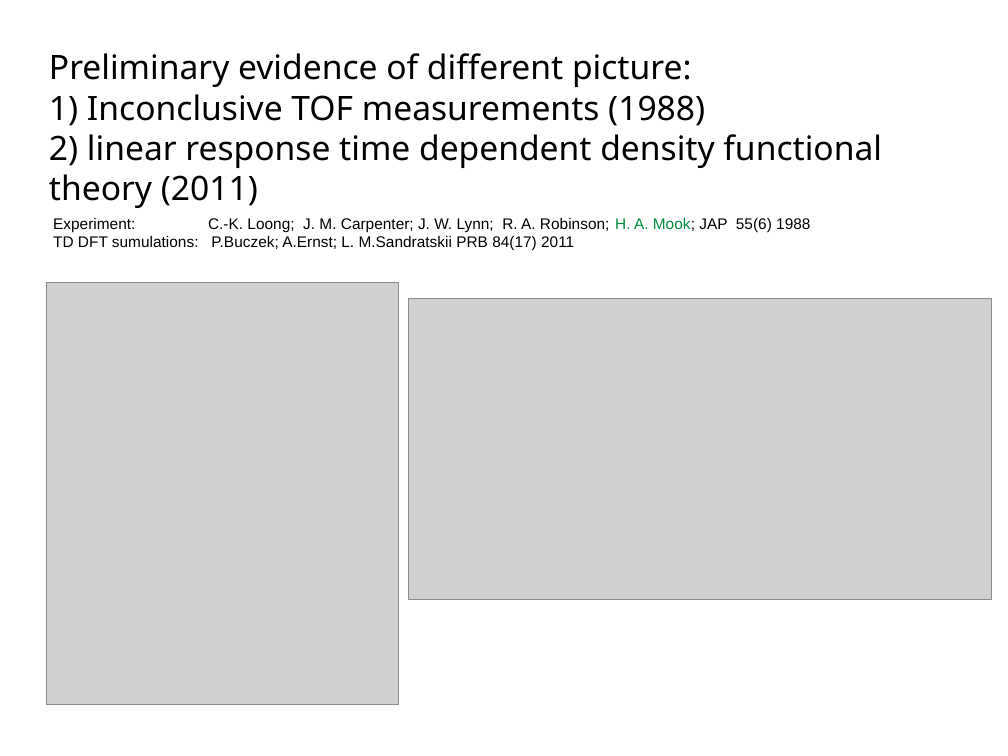
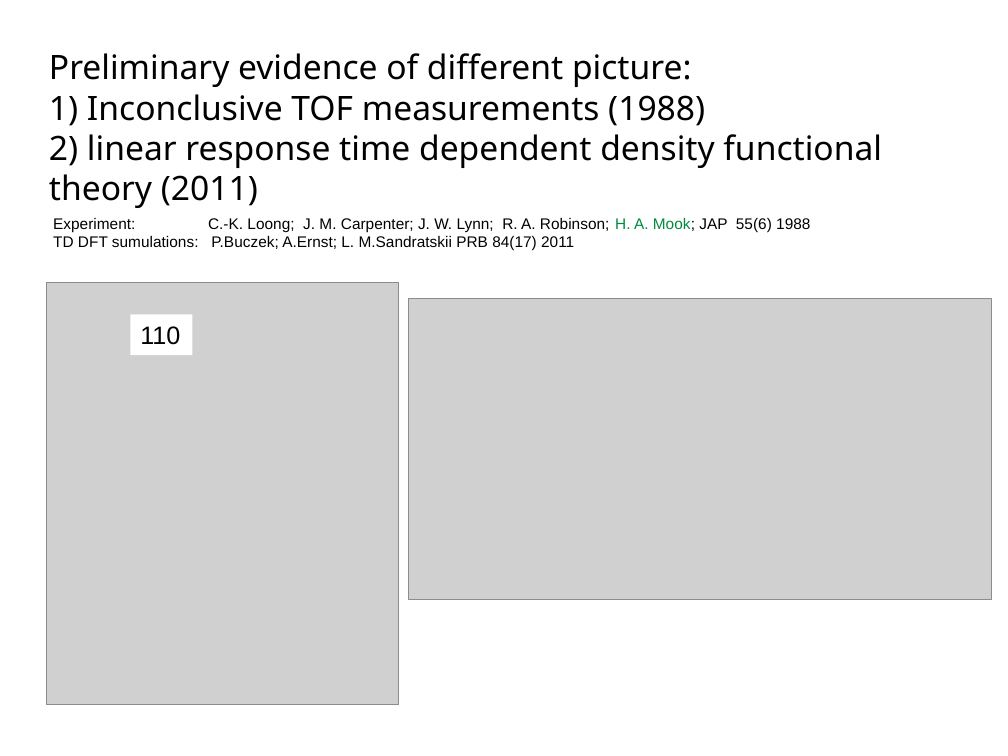
Before and after one commit to abuts/Fe, a slide deck: slide 5 of June2017/Icns2017/ICNS2017.ppt. Drawn at 1008x756 pixels with LibreOffice and Linux fonts; fonts in the diff are those of the drawing; grey boxes stand for pictures; background and template pictures are left out. Boxes give left, top, right and bottom in pixels: in the first picture for what was removed or moved away, otherwise in the second. Text is boxed around its words. In the diff, an @@ line names an element or a change of style, - is before the commit and + after.

```diff
--- a/June2017/Icns2017/ICNS2017.ppt
+++ b/June2017/Icns2017/ICNS2017.ppt
@@ rectangle added at (130, 314, 192, 355), fill #FFFFFF, 18 pt, text #000000 @@
+110
```
Also in this commit, not shown: 4 other slides changed, 1 slide removed, 1 other file.
